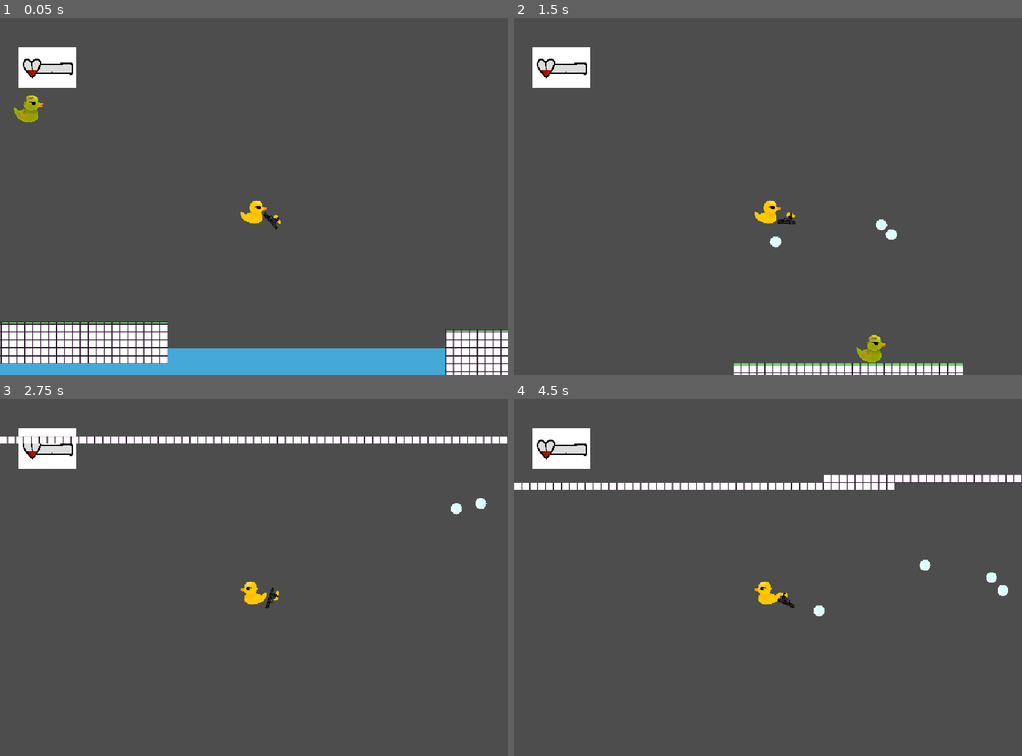
Above: before the commit, frames 1-4 (two rows, left to right).
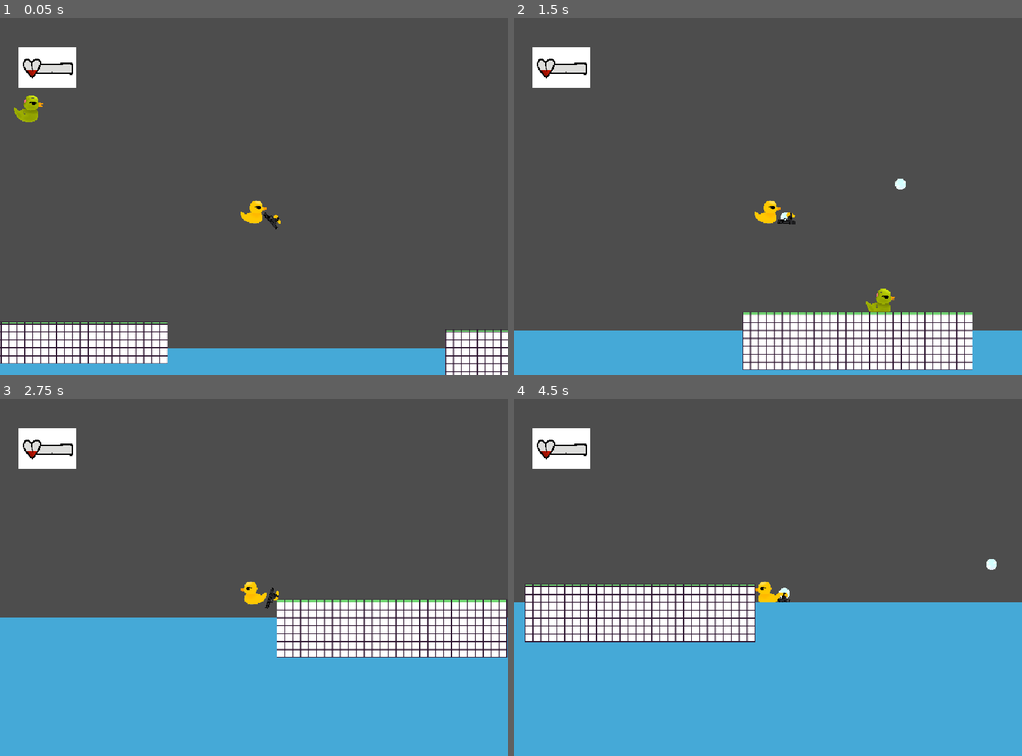
Above: after the commit, the same moments.

Repository: ethanshu2012-tech/Haven
Game: Godot game, scene res://MainScene.tscn
Two runs of this game, one before a commit and one after it. Both use one fixed random seed, a clock stepped at 60 frames per second and the inputs below.
Inputs (mouse positions are in pixels of both pictures, inside the frame that each line leads up to):
- Up to frame 1 (0.05 s): no input
- Up to frame 2 (1.5 s): move the mouse to (879, 178) at 0.52 s; hold D (right) from 0.53 s (still down); click (879, 178) at 0.67 s; tap W (up) at 0.77 s; move the mouse to (666, 214) at 1.27 s; click (666, 214) at 1.42 s
- Up to frame 3 (2.75 s): tap W (up) at 1.52 s; move the mouse to (304, 498) at 2.02 s; release D (right) at 2.03 s; hold A (left) from 2.03 s (still down); click (304, 498) at 2.17 s
- Up to frame 4 (4.5 s): move the mouse to (742, 648) at 2.77 s; release A (left) at 2.78 s; hold D (right) 2.78-4.28 s; click (742, 648) at 2.92 s; tap W (up) at 3.02, 3.77 s; move the mouse to (920, 631) at 3.52 s; click (920, 631) at 3.67 s; move the mouse to (615, 523) at 4.27 s; hold A (left) from 4.28 s (still down); click (615, 523) at 4.42 s

The runs differ from the first frame. In frame 1, less than 0.1% of the frame differs, in the area x 3-9%, y 22-30%; in frame 2, 15%; in frame 3, 43%; in frame 4, 48%, in the area x 0-100%, y 21-100%.

Commit message:
Haven V6 Pre-release 2 (atk cooldown)

Diff:
--- a/Haven infdev 6?/enemy.gd
+++ b/Haven infdev 6?/enemy.gd
@@ -45,7 +45,7 @@
 		new = ENEMY.instantiate()
 		GlobalData.world.add_child(new)
 		print("aa")
-
+	meanimation.play("Right")
 
 
 func _physics_process(delta: float) -> void:
--- a/Haven infdev 6?/player.gd
+++ b/Haven infdev 6?/player.gd
@@ -2,24 +2,38 @@
 
 const SPEED = 500.0
 const JUMP_VELOCITY = -650.0
-
+var canshoot = true
 @onready var _animated_sprite = $AnimatedSprite2D
 @onready var _animated_gun = $AnimatedSprite2D2
 @onready var sprite = $Sprite # Reference to the Sprite node
 func _ready() -> void:
 	add_to_group("Player")
-func _process(_delta):
+
+var fire_cadence = 0.67
+var fire_cooldown = 0.0
+
+
+
+
+	# do the attack
+
+func _process(delta):
 	if Input.is_action_pressed("right"):
 		_animated_sprite.play("Right")
 		_animated_gun.play("right")
 	elif Input.is_action_pressed("left"):
 		_animated_sprite.play("Left")
 		_animated_gun.play("left")
+	if fire_cooldown <= 0:
+		canshoot = true
+	fire_cooldown -= delta
+
 func _input(event: InputEvent) -> void:
 	if event is InputEventMouseButton:
-		if event.button_index == MOUSE_BUTTON_LEFT:
+		if event.button_index == MOUSE_BUTTON_LEFT && canshoot:
 			get_node("AnimatedSprite2D2").shoot()
-			velocity.y = JUMP_VELOCITY
+			canshoot = false
+			fire_cooldown = fire_cadence
 func _physics_process(delta: float) -> void:
 	# Add the gravity.
 	if not is_on_floor():
@@ -28,6 +42,7 @@
 	# Handle jump.
 	if Input.is_action_just_pressed("up") and is_on_floor():
 		velocity.y = JUMP_VELOCITY
+
 
 
 	# Get the input direction and handle the movement/deceleration.
